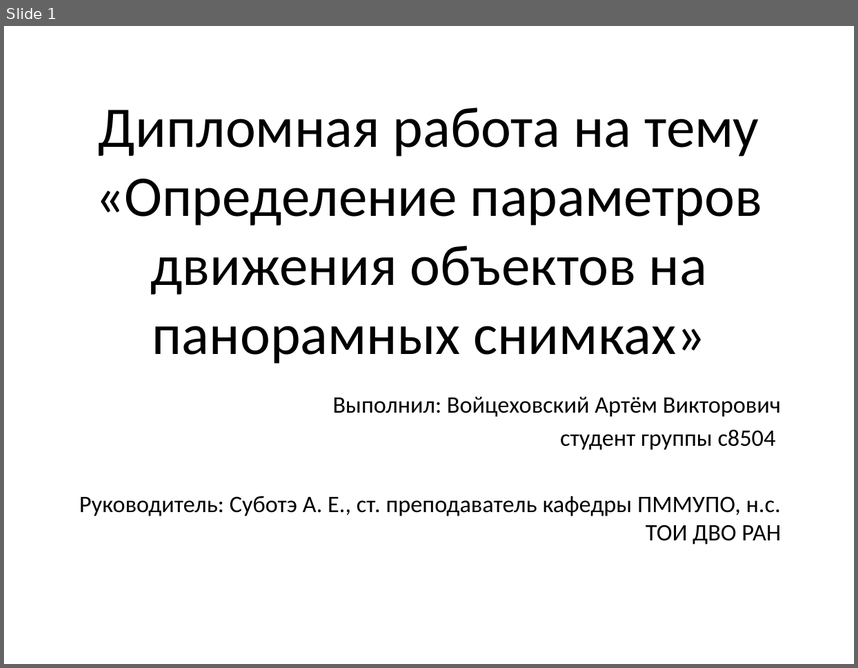
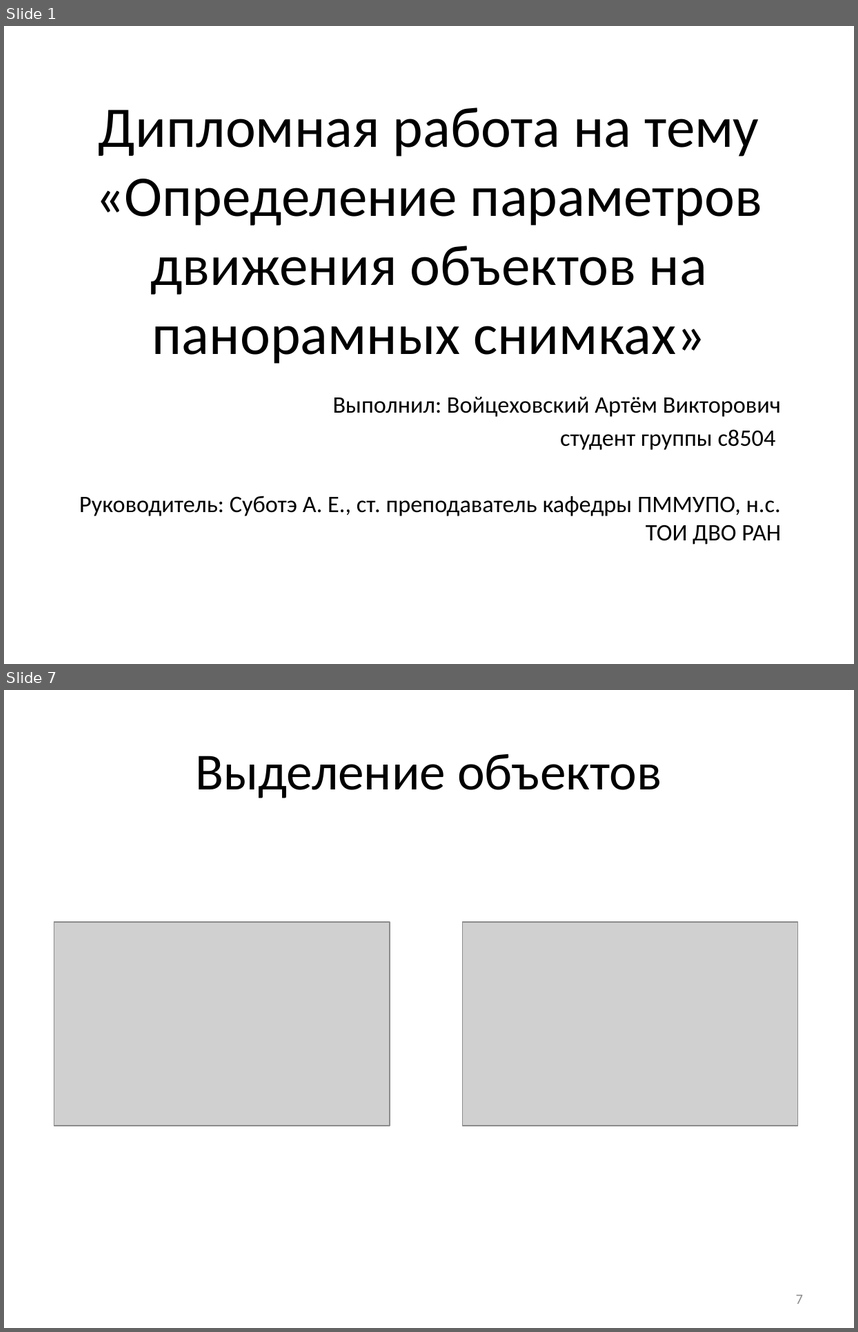
Before and after one commit to NecroArt/Diploma, a slide deck: docs/parts/conference.pptx. Shown one above the other, each under a label of ours: slide 1 before the commit, slides 1 and 7 after it; the slides between them are not shown. The pictures are 858x668 and 858x1332 pixels, drawn with LibreOffice and Linux fonts; fonts in the diff are those of the drawing; grey boxes stand for pictures. Boxes give left, top, right and bottom in pixels: in the first picture for what was removed or moved away, otherwise in the second. Text is boxed around its words. In the diff, an @@ line names an element or a change of style, - is before the commit and + after.

```diff
--- a/docs/parts/conference.pptx
+++ b/docs/parts/conference.pptx
@@ slide 7 added at [4,690,854,1328], background #FFFFFF @@
@@ title added at [195,753,662,798], 44 pt, text #000000 @@
+Выделение объектов
@@ picture added at [54,922,390,1126] @@
@@ picture added at [462,922,798,1126] @@
@@ page number added at [796,1294,803,1303], 12 pt, text #8C8C8C @@
+7
```
Also in this commit, not shown: 6 slides changed, 1 other slide added, 1 slide removed, 13 other files.
